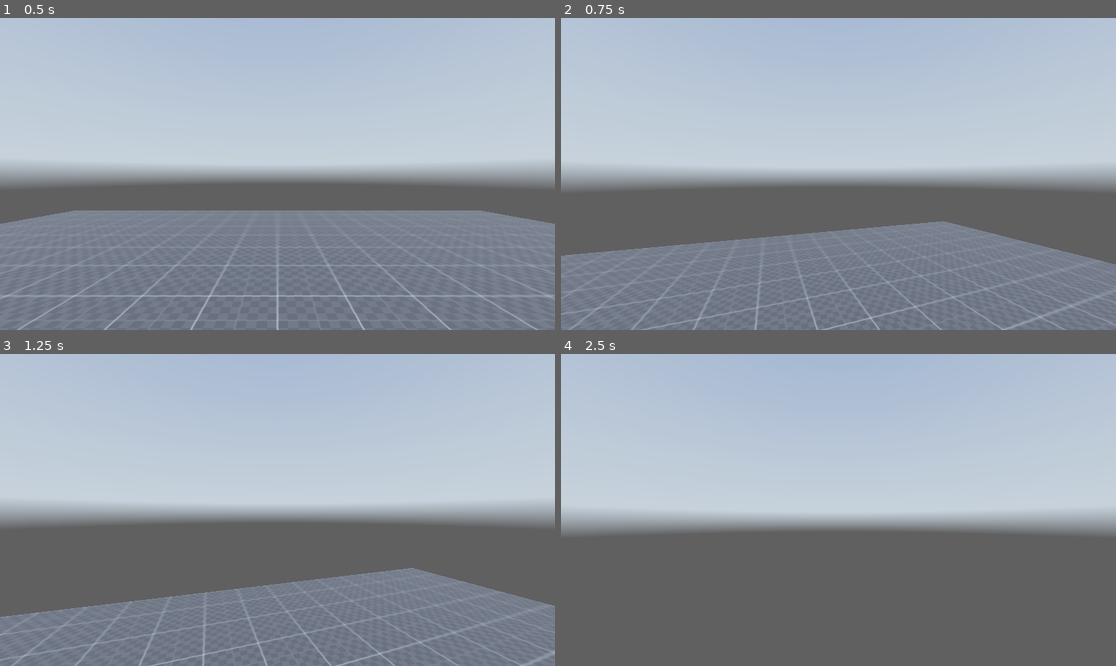
Above: before the commit, frames 1-4 (two rows, left to right).
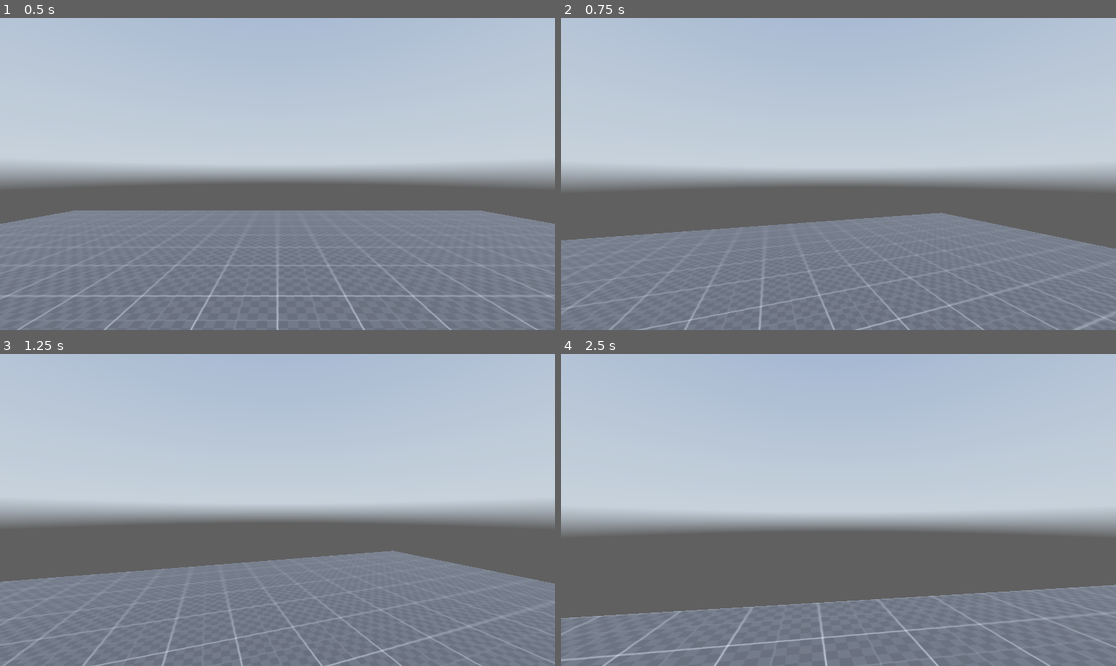
Above: after the commit, the same moments.

Repository: minty26/Godot-3d-Game
Game: Godot game, scene res://scenes/main.tscn
The game is run twice, just before and just after one commit, with the same random seed, the same clock (stepped at 60 frames per second) and the same inputs. A sky picture missing from this copy of the repository is replaced by a grey-blue gradient.
Inputs (mouse positions are in pixels of both pictures, inside the frame that each line leads up to):
- Up to frame 1 (0.5 s): no input
- Up to frame 2 (0.75 s): tap Enter (ui_accept) at 0.5 s; move the mouse to (866, 174) at 0.52 s; hold W (forward) from 0.53 s (still down); hold Ctrl (crouch) from 0.53 s (still down)
- Up to frame 3 (1.25 s): keep holding W (forward); keep holding Ctrl (crouch); tap Enter (ui_accept) at 0.77 s; tap Shift (sprint) at 0.8 s
- Up to frame 4 (2.5 s): keep holding W (forward); move the mouse to (810, 510) at 1.27 s; release Ctrl (crouch) at 1.28 s; tap Shift (sprint) at 1.35, 2.3 s; tap Enter (ui_accept) at 1.52 s; tap Ctrl (crouch) at 1.55 s; move the mouse to (849, 503) at 2.02 s; hold Ctrl (crouch) from 2.03 s (still down)

Frame 1 is identical in both runs. In frame 2, 5.3% of the frame differs, in the area x 0-100%, y 62-100%; in frame 3, 9.6%; in frame 4, 21%, in the area x 0-100%, y 73-100%.

Commit message:
Update player.gd
Added crouching camera

Diff:
--- a/scripts/player.gd
+++ b/scripts/player.gd
@@ -16,6 +16,8 @@
 
 var direction = Vector3.ZERO
 
+var crouching_depth = -0.5
+
 # Get the gravity from the project settings to be synced with RigidBody nodes.
 var gravity = ProjectSettings.get_setting("physics/3d/default_gravity")
 
@@ -30,10 +32,15 @@
 
 func _physics_process(delta):
 
-	if Input.is_action_pressed("sprint"):
-		current_speed = sprinting_speed
+	if Input.is_action_pressed("crouch"):
+		current_speed = crouching_speed
+		head.position.y = lerp(head.position.y,1.8 + crouching_depth,delta*lerp_speed)
 	else:
-		current_speed = walking_speed
+		head.position.y = lerp(head.position.y,1.8,delta*lerp_speed)
+		if Input.is_action_pressed("sprint"):
+			current_speed = sprinting_speed
+		else:
+			current_speed = walking_speed
 
 	# Add the gravity.
 	if not is_on_floor():
